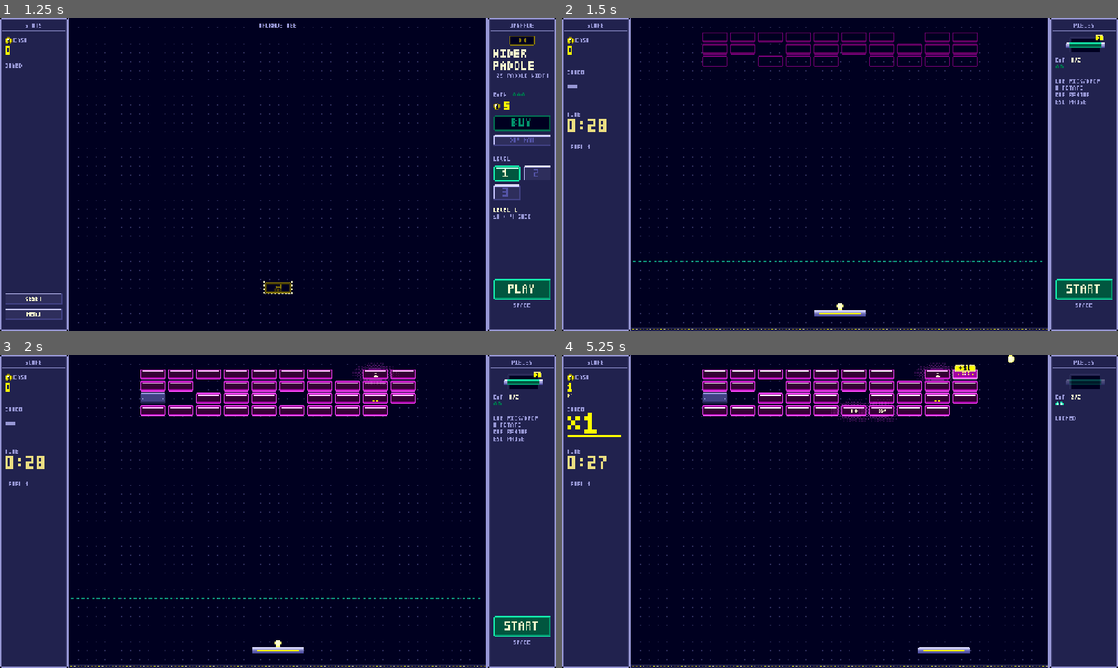
Above: before the commit, frames 1-4 (two rows, left to right).
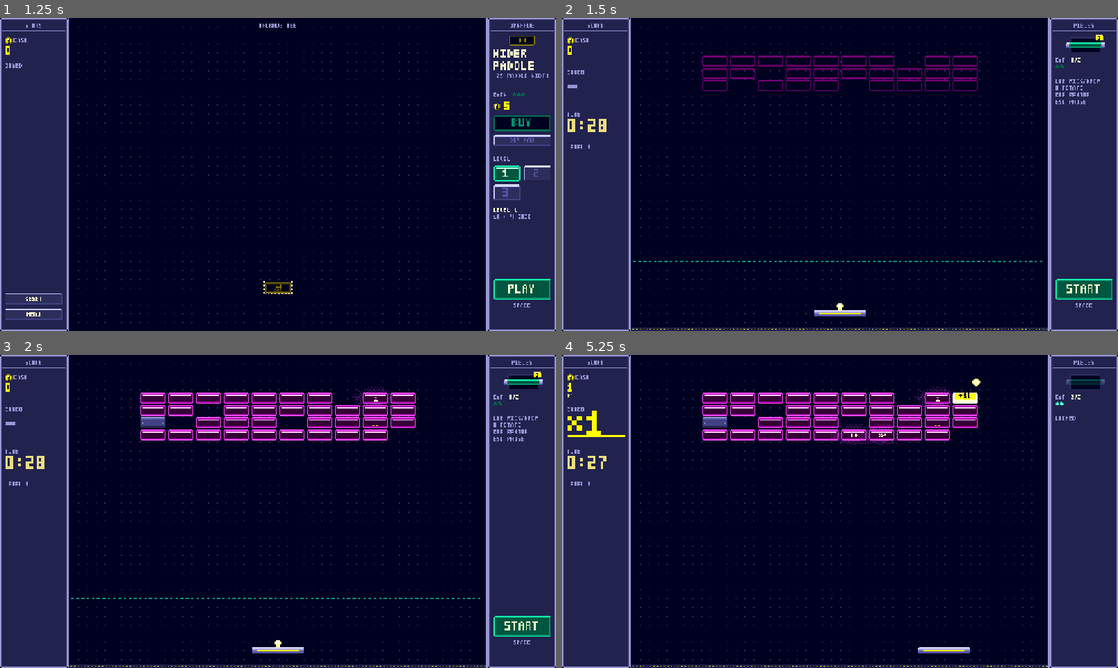
Above: after the commit, the same moments.

Repository: alpacaxander/breakin-cremental
Game: Godot game, scene res://src/main.tscn
Same seed, same stepped clock (60 frames per second), same inputs: the game is played once before the commit and once after it.
Inputs (mouse positions are in pixels of both pictures, inside the frame that each line leads up to):
- Up to frame 1 (1.25 s): click "PLAY" at 0.5 s
- Up to frame 2 (1.5 s): click "PLAY" at 1.25 s
- Up to frame 3 (2 s): no input
- Up to frame 4 (5.25 s): click "START" at 2 s; click "1" at 2.75 s; tap Enter at 3.5 s; move the mouse to (962, 495) at 3.52 s; hold Right 3.53-4.25 s; tap R at 3.6, 5.1 s; click (962, 495) at 3.67 s; tap Space at 3.77 s; drag from (728, 527) to (812, 574) at 4.27 s; move the mouse to (895, 442) at 5.02 s; hold Right from 5.03 s (still down)

Frame 1 is identical in both runs. In frame 2, 2.3% of the frame differs, in the area x 25-75%, y 4-24%; in frame 3, 6.5%; in frame 4, 7.3%, in the area x 1-82%, y 0-29%.

Commit message:
Move the board two brick rows down
Co-Authored-By: Claude Fable 5.1 <noreply@anthropic.com>

Diff:
--- a/src/tuning.gd
+++ b/src/tuning.gd
@@ -26,7 +26,7 @@
 # Board generation. shape: "grid" or "triangle" (rows narrow by 2 going up).
 const BRICK_SIZE := Vector2(60, 24)
 const BRICK_GAP := 4.0
-const BOARD_TOP := 44.0
+const BOARD_TOP := 100.0  # 44 + two brick rows (2 * (24 + 4))
 # special: kind -> chance per brick (see BRICKS). jackpot: one 777 brick per board. seq: one 1-2-3 run per board.
 const LEVELS := [
 	{shape = "grid", cols = 10, rows = 4, holes = 0.1, solid = 0.05, payout = 1,
